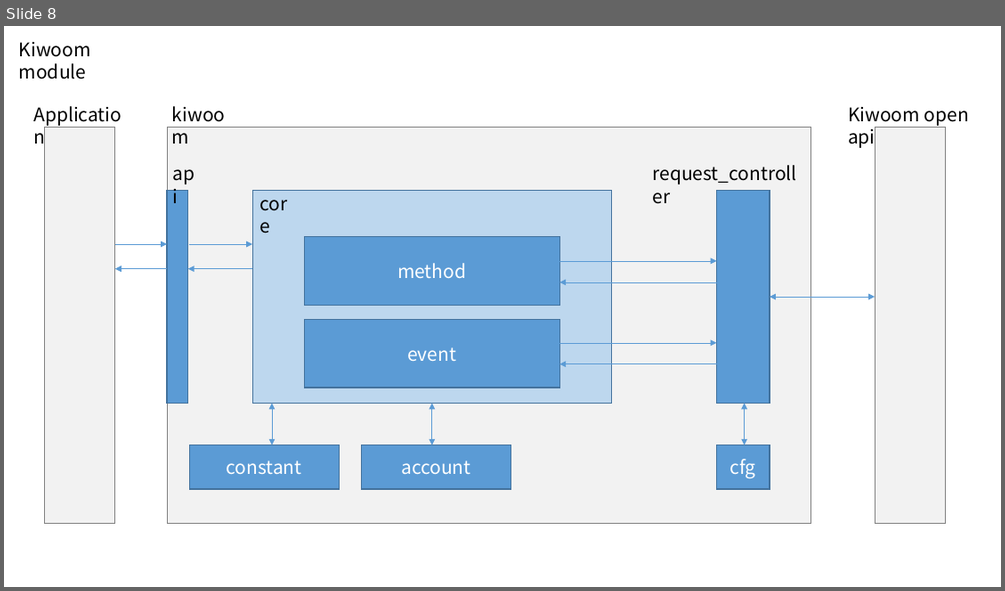
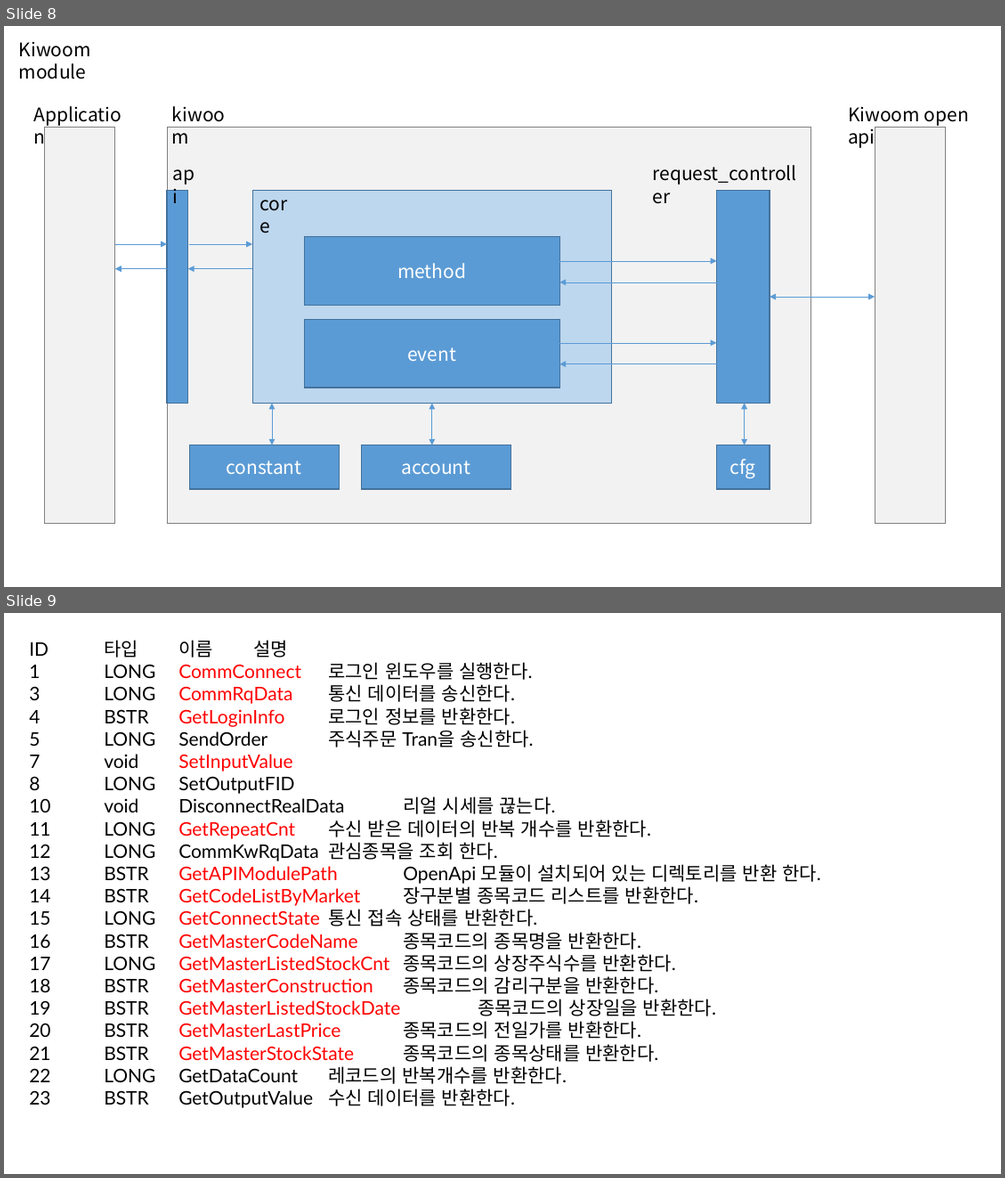
Before and after one commit to happineer/system_trading, a slide deck: doc/TopTrader.pptx. Shown one above the other, each under a label of ours: slide 8 before the commit, slides 8 and 9 after it. The pictures are 1005x591 and 1005x1178 pixels, drawn with LibreOffice and Linux fonts; fonts in the diff are those of the drawing. Boxes give left, top, right and bottom in pixels: in the first picture for what was removed or moved away, otherwise in the second. Text is boxed around its words. In the diff, an @@ line names an element or a change of style, - is before the commit and + after.

```diff
--- a/doc/TopTrader.pptx
+++ b/doc/TopTrader.pptx
@@ slide 9 added at (x1=4, y1=613, x2=1001, y2=1174), background #FFFFFF @@
@@ text added at (x1=29, y1=640, x2=821, y2=1108), 18 pt, text #000000 @@
+ID 타입 이름 설명
+1 LONG CommConnect 로그인 윈도우를 실행한다.
+3 LONG CommRqData 통신 데이터를 송신한다.
+4 BSTR GetLoginInfo 로그인 정보를 반환한다.
+5 LONG SendOrder 주식주문 Tran을 송신한다.
+7 void SetInputValue
+8 LONG SetOutputFID
+10 void DisconnectRealData 리얼 시세를 끊는다.
+11 LONG GetRepeatCnt 수신 받은 데이터의 반복 개수를 반환한다.
+12 LONG CommKwRqData 관심종목을 조회 한다.
+13 BSTR GetAPIModulePath OpenApi 모듈이 설치되어 있는 디렉토리를 반환 한다.
+14 BSTR GetCodeListByMarket 장구분별 종목코드 리스트를 반환한다.
+15 LONG GetConnectState 통신 접속 상태를 반환한다.
+16 BSTR GetMasterCodeName 종목코드의 종목명을 반환한다.
+17 LONG GetMasterListedStockCnt 종목코드의 상장주식수를 반환한다.
+18 BSTR GetMasterConstruction 종목코드의 감리구분을 반환한다.
+19 BSTR GetMasterListedStockDate 종목코드의 상장일을 반환한다.
+20 BSTR GetMasterLastPrice 종목코드의 전일가를 반환한다.
+21 BSTR GetMasterStockState 종목코드의 종목상태를 반환한다.
+22 LONG GetDataCount 레코드의 반복개수를 반환한다.
+23 BSTR GetOutputValue 수신 데이터를 반환한다.
```
Also in this commit, not shown: 2 slides changed, 3 other slides added.
